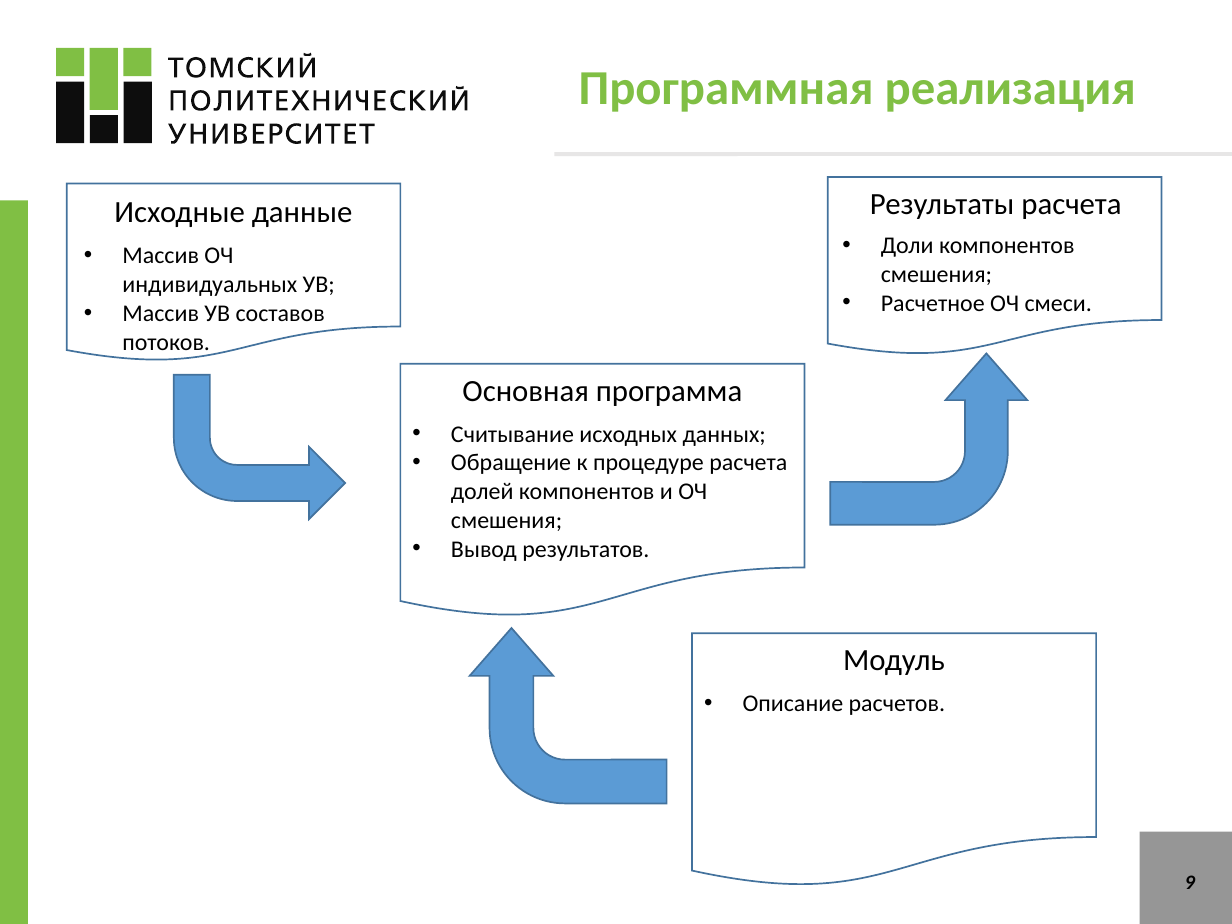
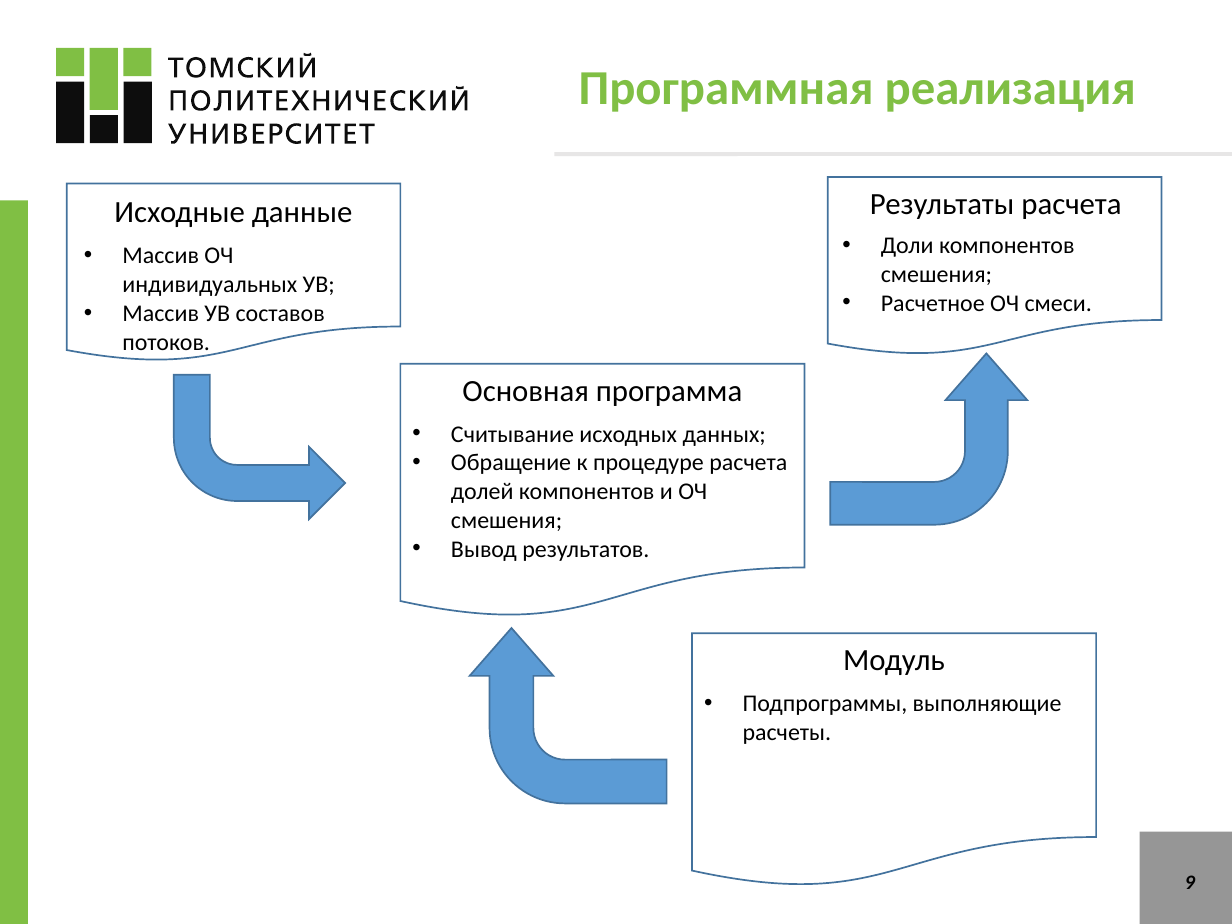
Before and after one commit to VChuzlov/SA, a slide deck: slide 9 of ЛБ1_blending/ЛБ_1.pptx. Drawn at 1232x924 pixels with LibreOffice and Linux fonts; fonts in the diff are those of the drawing. Boxes give left, top, right and bottom in pixels: in the first picture for what was removed or moved away, otherwise in the second. Text is boxed around its words. In the diff, an @@ line names an element or a change of style, - is before the commit and + after.

```diff
--- a/ЛБ1_blending/ЛБ_1.pptx
+++ b/ЛБ1_blending/ЛБ_1.pptx
@@ text at [743, 695, 1062, 744]: text changed @@
-• Описание расчетов.
+• Подпрограммы, выполняющие расчеты.
```
Also in this commit, not shown: 2 other slides changed, 10 slides added, 15 slides removed, 24 other files.
